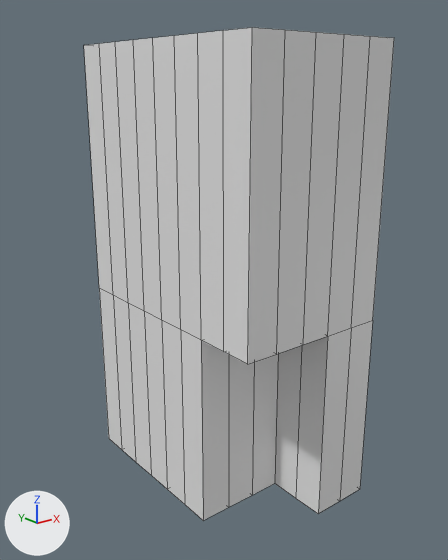
What one commit did to the FBX model Assets/3DS Max Imports/RoomPuzzleTeleport/Teleport Main Room.FBX.
Rendered twice from a 50 mm camera at (-75.6, -119.6, 67.9) aimed at (42.3, 27.7, 9.0). Lighting does not change. The marker at lower left points along +X, +Y and +Z. Mesh edges are drawn as thin lines.
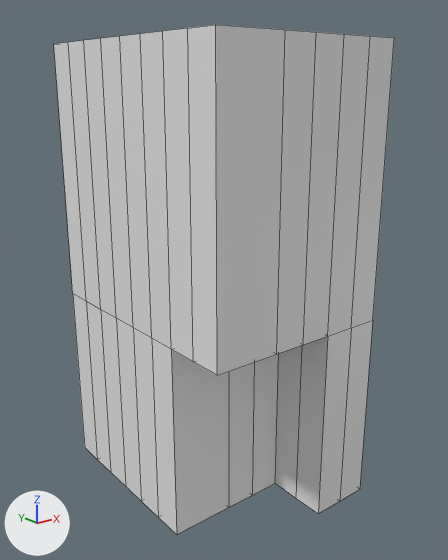
Commit message: Made teleport room wider

Boxes [x1, y1, x2, y2] around the edits, measured in the pictures (448 x 560 px; the box of a moved part takes in the faces that stretch with it):
'Plane001', reshaped (10% wider)
    before: [84, 27, 394, 520]
    after: [54, 25, 394, 535]
part 1 of me_mesh, moved or reshaped
    before: [84, 27, 256, 520]
    after: [54, 25, 256, 535]

Diff of the bpy script that builds the scene:
```diff
--- a/Assets/3DS Max Imports/RoomPuzzleTeleport/Teleport Main Room.FBX.py
+++ b/Assets/3DS Max Imports/RoomPuzzleTeleport/Teleport Main Room.FBX.py
@@ me_mesh @@
 me_mesh.from_pydata(...)  # 117 vertices, 101 faces; spans x -20.0..30.0, y -40.0..40.0, z -60.0..80.0
 # used by ob_plane001; location = (40.0, 30.0, 0.0)
+# me_mesh part 1: all 25 vertices in x -20.0, y -40.0..40.0, z -60.0..80.0 are moved by (-10.0, 0.0, 0.0)
```
